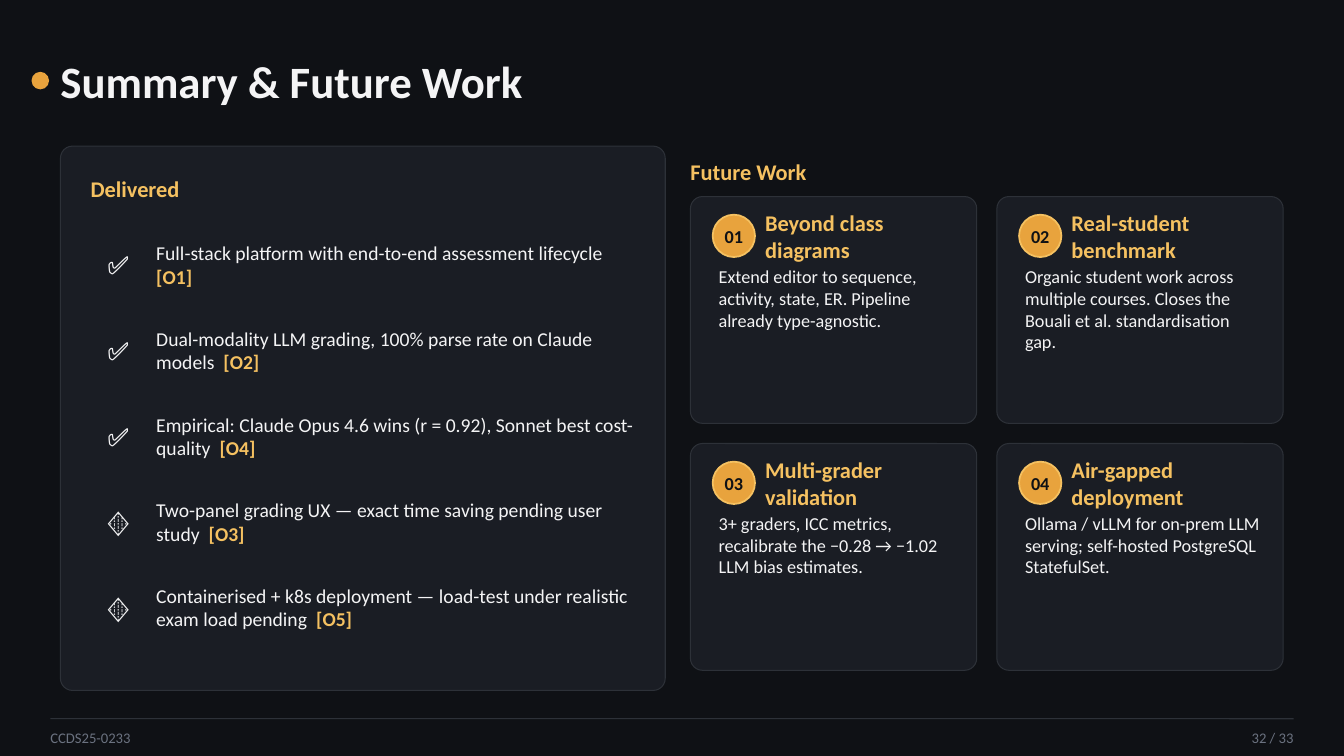
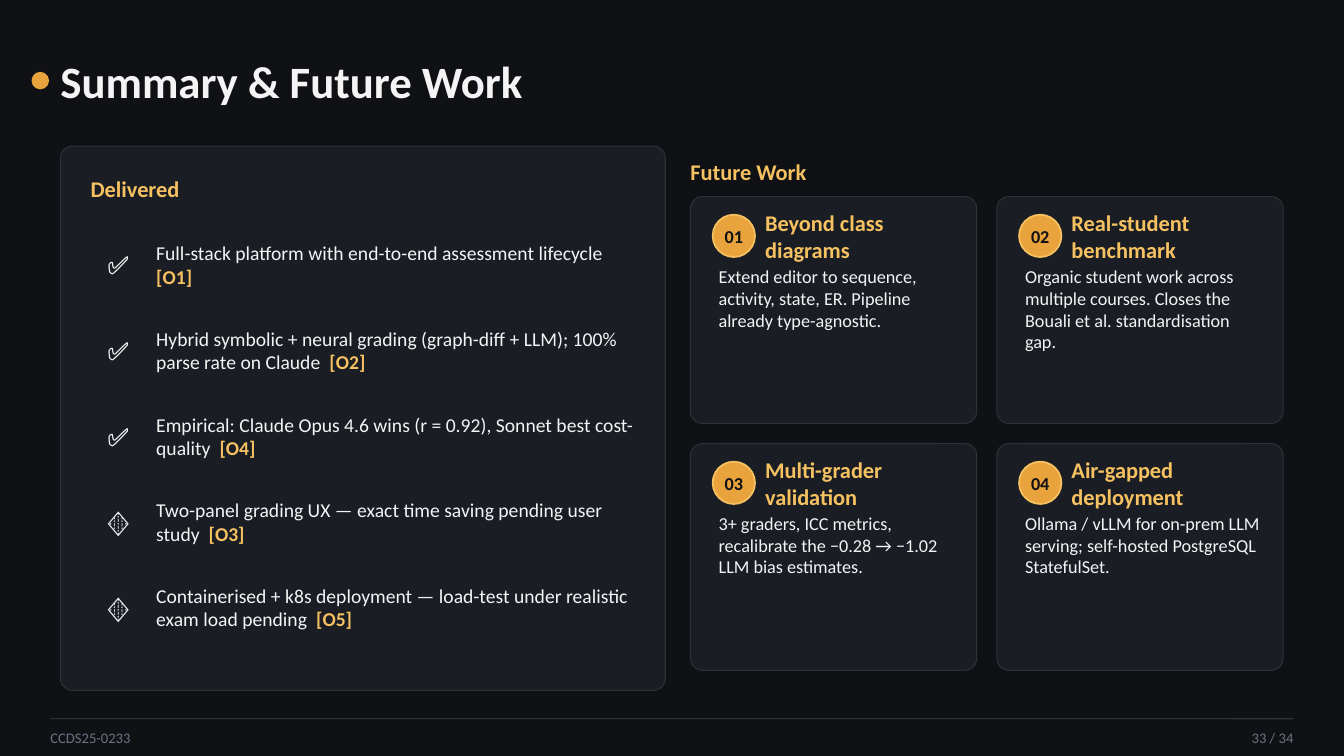
Before and after one commit to WangYuTengg/fyp, a slide deck: slide 33 of docs/fyp-presentation/CCDS25-0233_oral_presentation.pptx (slide 32 before the commit). Drawn at 1344x756 pixels with LibreOffice and Linux fonts; fonts in the diff are those of the drawing. Boxes give left, top, right and bottom in pixels: in the first picture for what was removed or moved away, otherwise in the second. Text is boxed around its words. In the diff, an @@ line names an element or a change of style, - is before the commit and + after.

```diff
--- a/docs/fyp-presentation/CCDS25-0233_oral_presentation.pptx
+++ b/docs/fyp-presentation/CCDS25-0233_oral_presentation.pptx
@@ text at <box>156,332,617,372</box>: text changed @@
-Dual-modality LLM grading, 100% parse rate on Claude models [O2]
+Hybrid symbolic + neural grading (graph-diff + LLM); 100% parse rate on Claude [O2]
@@ text at <box>1252,733,1294,743</box>: text changed @@
-32 / 33
+33 / 34
```
Also in this commit, not shown: 31 other slides changed, 1 slide added, 1 other file.
